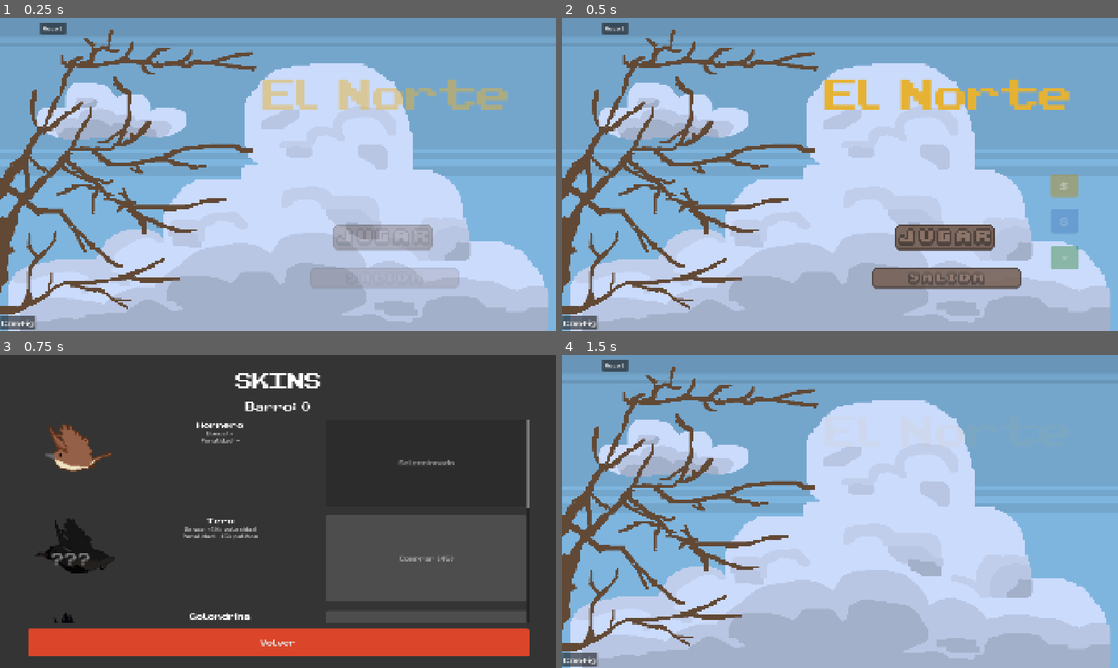
Above: before the commit, frames 1-4 (two rows, left to right).
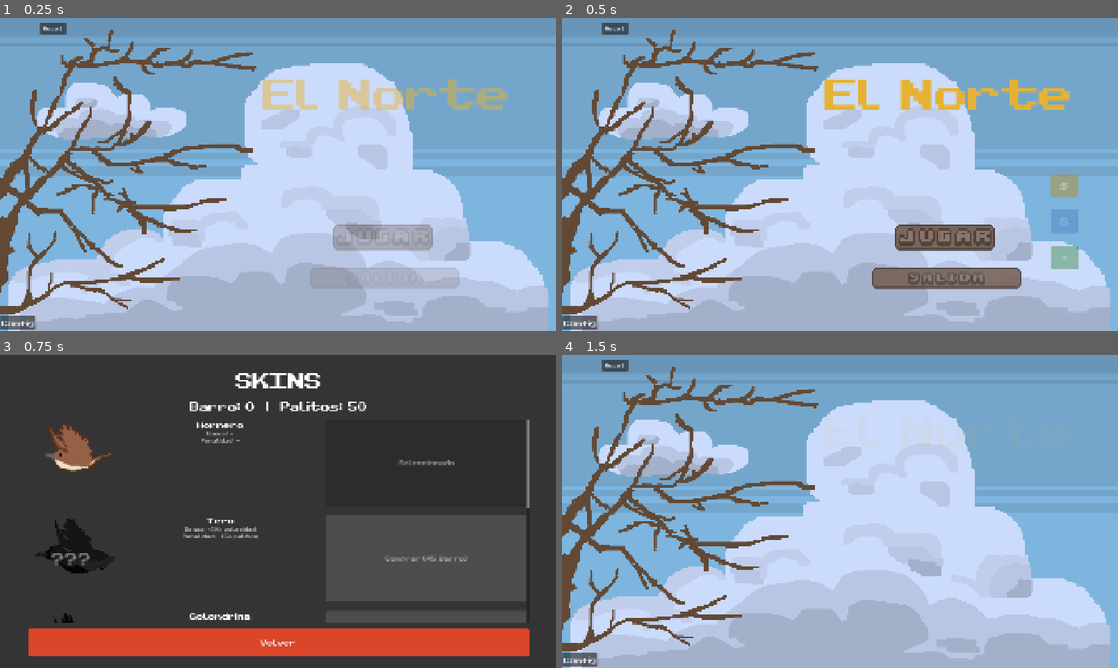
Above: after the commit, the same moments.

Repository: TomasMoreno21/El-Norte
Game: Godot game, scene res://scenes/menu/menu.tscn
Same seed, same stepped clock (60 frames per second), same inputs: the game is played once before the commit and once after it.
Inputs:
- Up to frame 1 (0.25 s): no input
- Up to frame 2 (0.5 s): no input
- Up to frame 3 (0.75 s): click "S" at 0.5 s
- Up to frame 4 (1.5 s): click "Volver" at 1.25 s

Frames 1-2 are identical in both runs. In frame 3, 0.7% of the frame differs, in the area x 34-85%, y 14-66%; in frame 4, nothing differs.

Commit message:
feat: carancho se compra con 15000 palitos (o via logro Pajarero)

Diff:
--- a/scenes/data_manager/data_manager.gd
+++ b/scenes/data_manager/data_manager.gd
@@ -33,7 +33,7 @@
 	"tero": { "name": "Tero", "cost": 45, "Bonus": "+40% velocidad", "Penalidad": "-15% palitos" },
 	"golondrina": { "name": "Golondrina", "cost": 35, "Bonus": "+20% kiwi", "Penalidad": "-15% palitos" },
 	"carpintero": { "name": "Carpintero", "cost": 25, "Bonus": "1 vida extra", "Penalidad": "-25% palitos" },
-	"premio_pajarero": { "name": "Carancho", "cost": -1, "Bonus": "1 vida, +60% vel, +10% palitos", "Penalidad": "—" },
+	"premio_pajarero": { "name": "Carancho", "cost": 15000, "Bonus": "1 vida, +60% vel, +10% palitos", "Penalidad": "—" },
 }
 
 const DISTANCE_MILESTONES := [
@@ -213,9 +213,14 @@
 	if is_bird_unlocked(bird):
 		return []
 	var cost = BIRDS[bird]["cost"]
-	if bolas_balance < cost:
-		return []
-	bolas_balance -= cost
+	if bird == "premio_pajarero":
+		if palitos_balance < cost:
+			return []
+		palitos_balance -= cost
+	else:
+		if bolas_balance < cost:
+			return []
+		bolas_balance -= cost
 	unlocked_birds.append(bird)
 	var nuevos := check_achievements({})
 	save_data()
--- a/scenes/skins/skins.gd
+++ b/scenes/skins/skins.gd
@@ -86,7 +86,7 @@
 		return cr
 
 func _update_balance() -> void:
-	$Bg/VBoxContainer/BolasLabel.text = "Barro: %d" % DataManager.bolas_balance
+	$Bg/VBoxContainer/BolasLabel.text = "Barro: %d  |  Palitos: %d" % [DataManager.bolas_balance, DataManager.palitos_balance]
 
 func _populate_birds() -> void:
 	var list := $Bg/VBoxContainer/ScrollContainer/BirdList
@@ -156,12 +156,13 @@
 			_style_button(action_btn, Color(0.15, 0.5, 0.15))
 			action_btn.pressed.connect(_select.bind(id))
 			AudioManager.add_click(action_btn)
-		elif bird.get("cost", 0) < 0:
-			action_btn.text = "---"
-			action_btn.disabled = true
 		else:
-			action_btn.text = "Comprar (%d)" % bird.get("cost", 0)
-			var can_buy: bool = DataManager.bolas_balance >= bird.get("cost", 0)
+			var cost: int = bird.get("cost", 0)
+			var use_palitos: bool = id == "premio_pajarero"
+			var currency := "Palitos" if use_palitos else "Barro"
+			var balance: int = DataManager.palitos_balance if use_palitos else DataManager.bolas_balance
+			action_btn.text = "Comprar (%d %s)" % [cost, currency]
+			var can_buy: bool = balance >= cost
 			action_btn.disabled = not can_buy
 			if can_buy:
 				_style_button(action_btn, Color(0.55, 0.45, 0.15))
